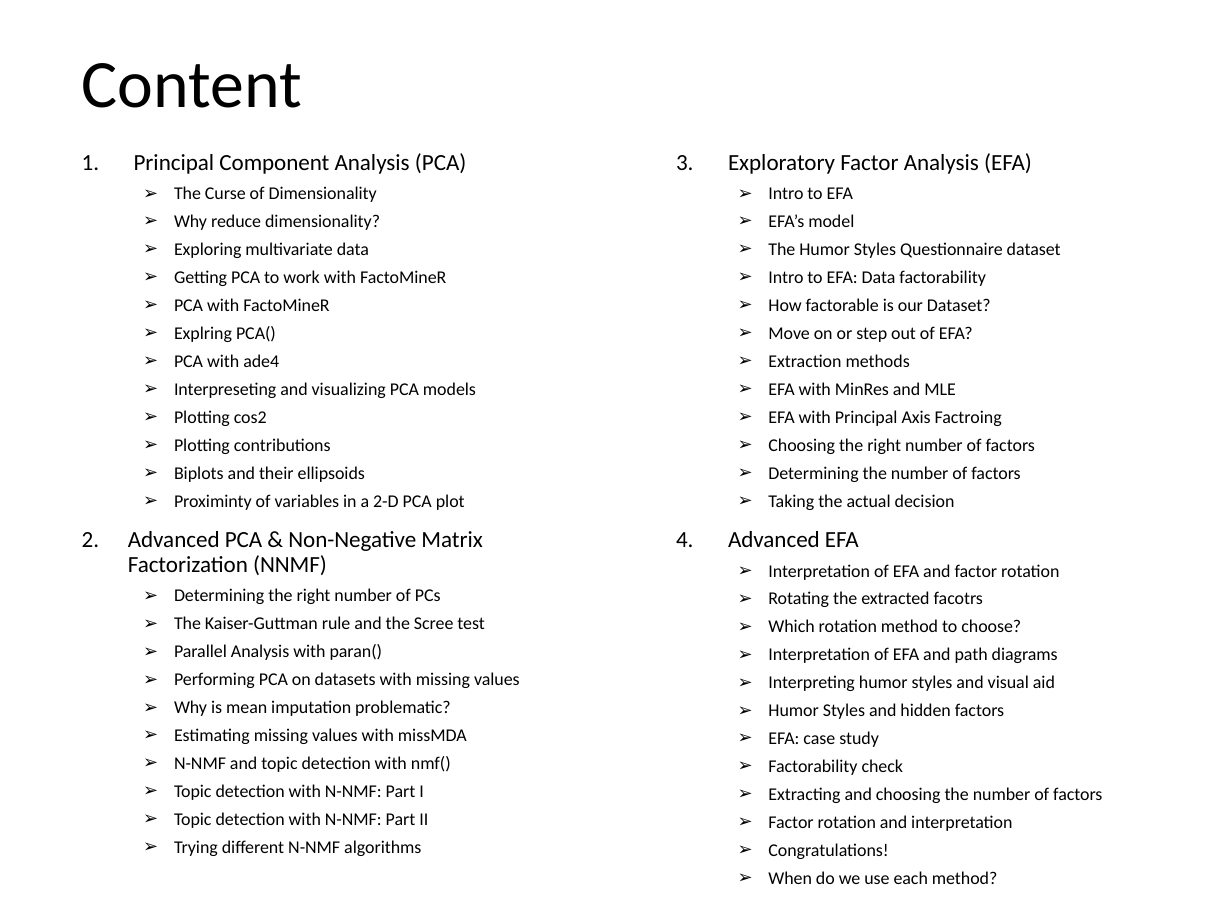
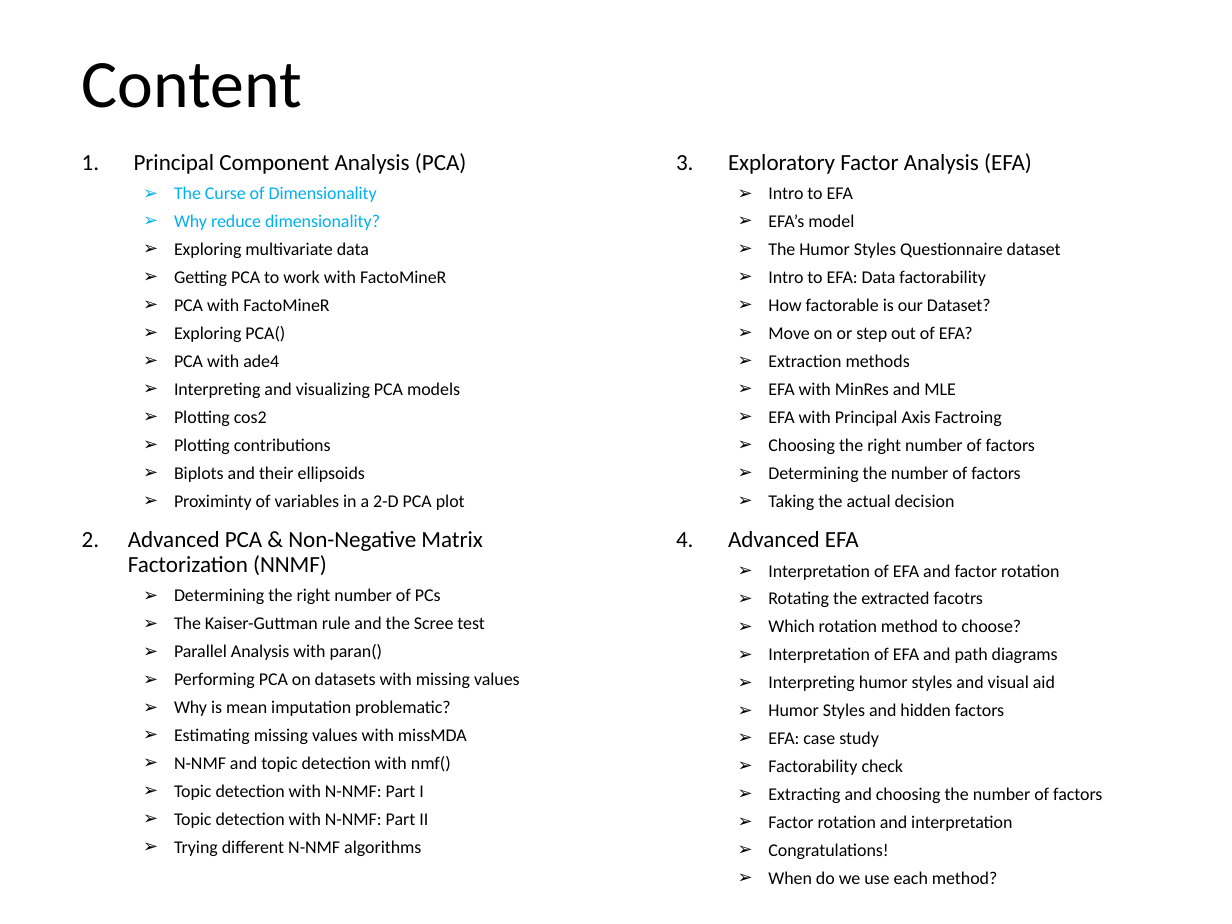
Before and after one commit to parcap/business-education, a slide deck: slide 2 of Track - Machine Learning/Dimensionality-Reduction-in-R/Dimensionality Reduction in R.pptx. Drawn at 1232x924 pixels with LibreOffice and Linux fonts; fonts in the diff are those of the drawing. Boxes give left, top, right and bottom in pixels: in the first picture for what was removed or moved away, otherwise in the second. Text is boxed around its words. In the diff, an @@ line names an element or a change of style, - is before the commit and + after.

```diff
--- a/Track - Machine Learning/Dimensionality-Reduction-in-R/Dimensionality Reduction in R.pptx
+++ b/Track - Machine Learning/Dimensionality-Reduction-in-R/Dimensionality Reduction in R.pptx
@@ text at box(174, 186, 380, 230): text colour #000000 to #00B0F0 in "The Curse of Dimensionality", "Why reduce dimensionality?" @@
@@ text at box(174, 326, 285, 342): text changed @@
-  ➢ Explring PCA()
+  ➢ Exploring PCA()
@@ text at box(174, 382, 460, 398): text changed @@
-  ➢ Interpreseting and visualizing PCA models
+  ➢ Interpreting and visualizing PCA models
```
Also in this commit, not shown: 1 other slide changed, 2 slides added, 6 slides removed, 3 other files.
